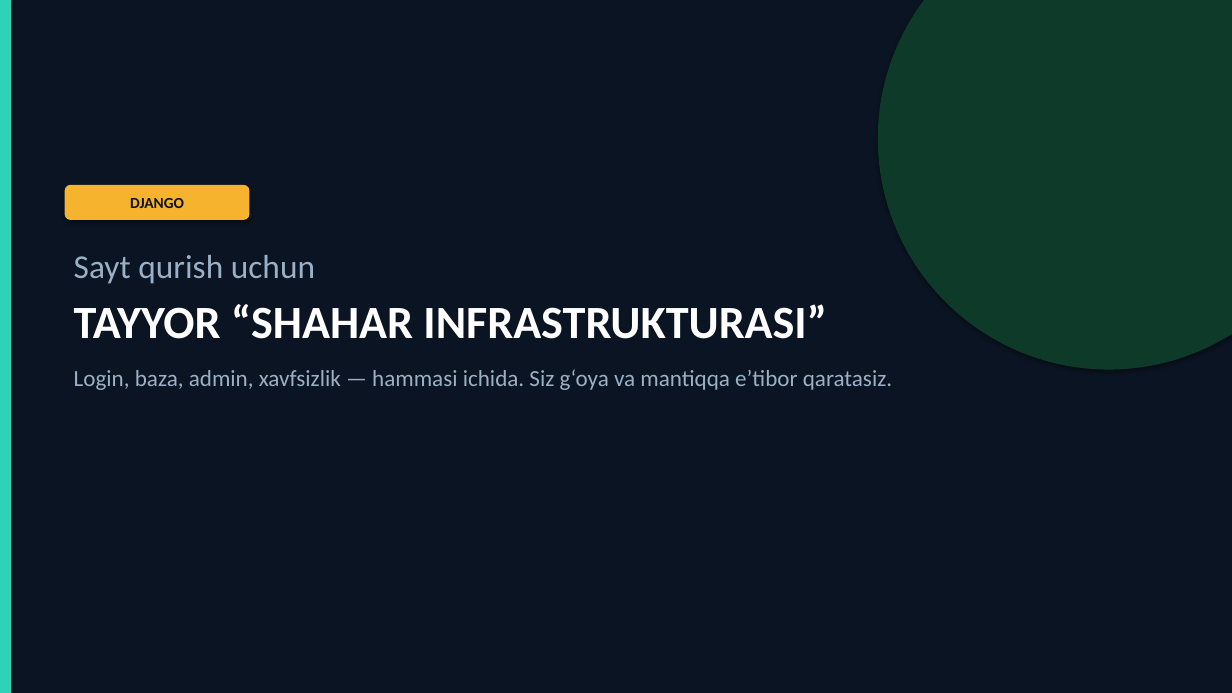
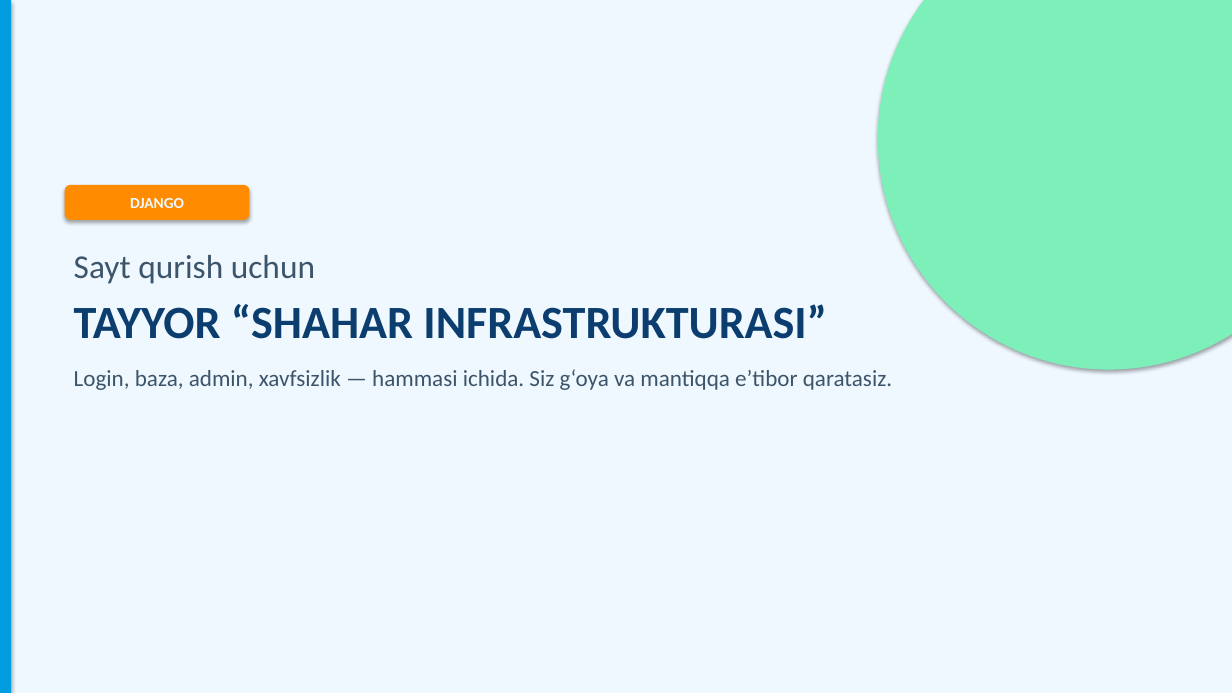
Before and after one commit to DilshodZokirov/bgalaxy-app, a slide deck: slide 9 of python-prezentatsiya/Python-Django-Vaaav.pptx. Drawn at 1232x693 pixels with LibreOffice and Linux fonts; fonts in the diff are those of the drawing. Boxes give left, top, right and bottom in pixels: in the first picture for what was removed or moved away, otherwise in the second. Text is boxed around its words. In the diff, an @@ line names an element or a change of style, - is before the commit and + after.

```diff
--- a/python-prezentatsiya/Python-Django-Vaaav.pptx
+++ b/python-prezentatsiya/Python-Django-Vaaav.pptx
@@ rectangle at [0, 0, 1232, 693]: fill #0B1422 to #EFF8FF @@
@@ rectangle at [0, 0, 11, 693]: fill #2ED3B7 to #009EE0 @@
@@ ellipse at [878, 0, 1232, 370]: fill #0E3A2A to #7CF0B8 @@
@@ text "DJANGO" at [130, 198, 184, 208]: text colour #0B1422 to #EFF8FF @@
@@ rounded rectangle at [65, 185, 250, 220]: fill #F5B32E to #FF8C00 @@
@@ text "Sayt qurish uchun" at [74, 255, 892, 390]: text colour #9AB0C6 to #3D556B in "Sayt qurish uchun", "Login, baza, admin, xavfsizlik — hammasi ichida. ..."; text colour #FFFFFF to #0B3D6E in "TAYYOR “SHAHAR INFRASTRUKTURASI”" @@
```
Also in this commit, not shown: 15 other slides changed, 1 other file.
